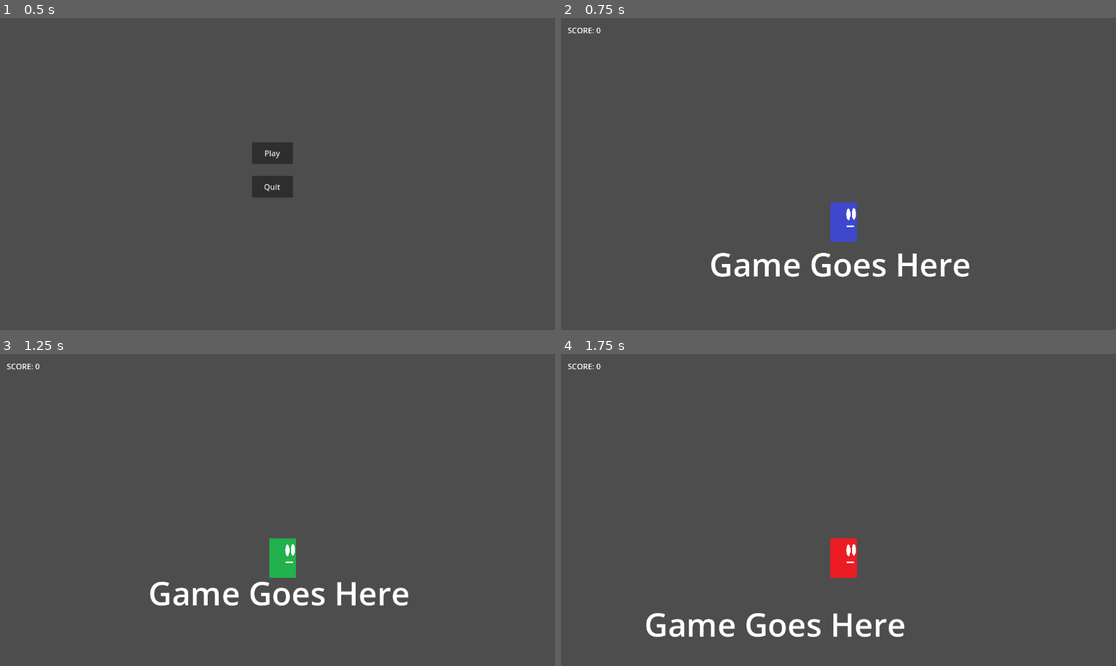
Above: before the commit, frames 1-4 (two rows, left to right).
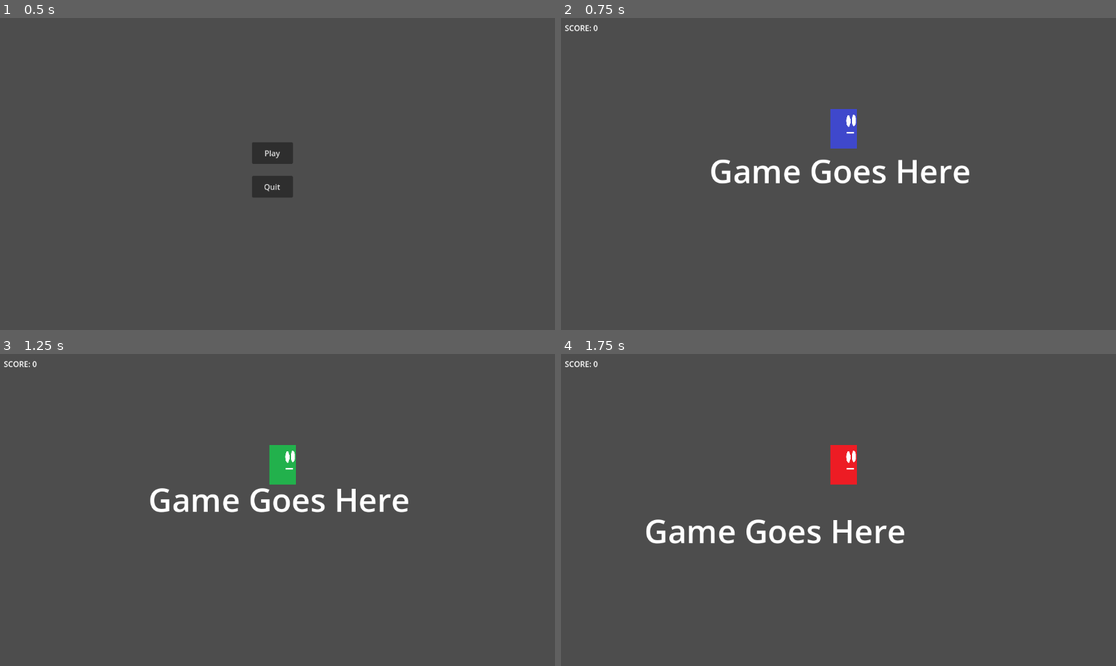
Above: after the commit, the same moments.

Repository: red-star-fighter/Test-Game-Project-2
Game: Godot game, scene res://Main Menu.tscn
The game is run twice, just before and just after one commit, with the same random seed, the same clock (stepped at 60 frames per second) and the same inputs.
Inputs:
- Up to frame 1 (0.5 s): no input
- Up to frame 2 (0.75 s): click "Play" at 0.5 s
- Up to frame 3 (1.25 s): no input
- Up to frame 4 (1.75 s): tap Enter at 1.25 s; hold D (moveRight) from 1.28 s (still down); tap Space (jump) at 1.52 s

Frame 1 is identical in both runs. In frame 2, 4.0% of the frame differs, in the area x 0-74%, y 2-84%; in frame 3, 4.0%, in the area x 0-74%, y 2-81%; in frame 4, 4.0%.

Commit message:
camera node tree
score is now child of camera

Diff:
--- a/Game World.gd
+++ b/Game World.gd
@@ -7,6 +7,6 @@
 
 
 # Called every frame. 'delta' is the elapsed time since the previous frame.
-func _process(delta):
+func _process(_delta):
 	if Input.is_action_just_pressed("restart"):
 		get_tree().reload_current_scene()
--- a/Player/Label.gd
+++ b/Player/Label.gd
@@ -1,6 +1,6 @@
 extends Label
 
-@onready var player = get_node("../CollisionShape2D")
+@onready var player = get_node("../../CollisionShape2D")
 var score = ""
 
 # Called when the node enters the scene tree for the first time.
--- a/Player/Player.tscn
+++ b/Player/Player.tscn
@@ -199,19 +199,18 @@
 animation = &"Fall"
 
 [node name="Camera2D" type="Camera2D" parent="."]
+position = Vector2(0, 194)
 offset = Vector2(0, -140)
+
+[node name="Score" type="Label" parent="Camera2D"]
+offset_left = -568.0
+offset_top = -455.0
+offset_right = -383.0
+offset_bottom = -358.0
+text = "SCORE: 0"
+script = ExtResource("7_yn208")
 
 [node name="AnimationPlayer" type="AnimationPlayer" parent="."]
 libraries = {
 "": SubResource("AnimationLibrary_6q4ge")
 }
-
-[node name="AnimationTree" type="AnimationTree" parent="."]
-
-[node name="Score" type="Label" parent="."]
-offset_left = -562.0
-offset_top = -450.0
-offset_right = -377.0
-offset_bottom = -353.0
-text = "SCORE: 00000"
-script = ExtResource("7_yn208")
--- a/pause_menu.gd
+++ b/pause_menu.gd
@@ -7,7 +7,7 @@
 
 
 # Called every frame. 'delta' is the elapsed time since the previous frame.
-func _process(delta):
+func _process(_delta):
 	if Input.is_action_just_pressed("menu"):
 		$".".visible = !$".".visible
 
